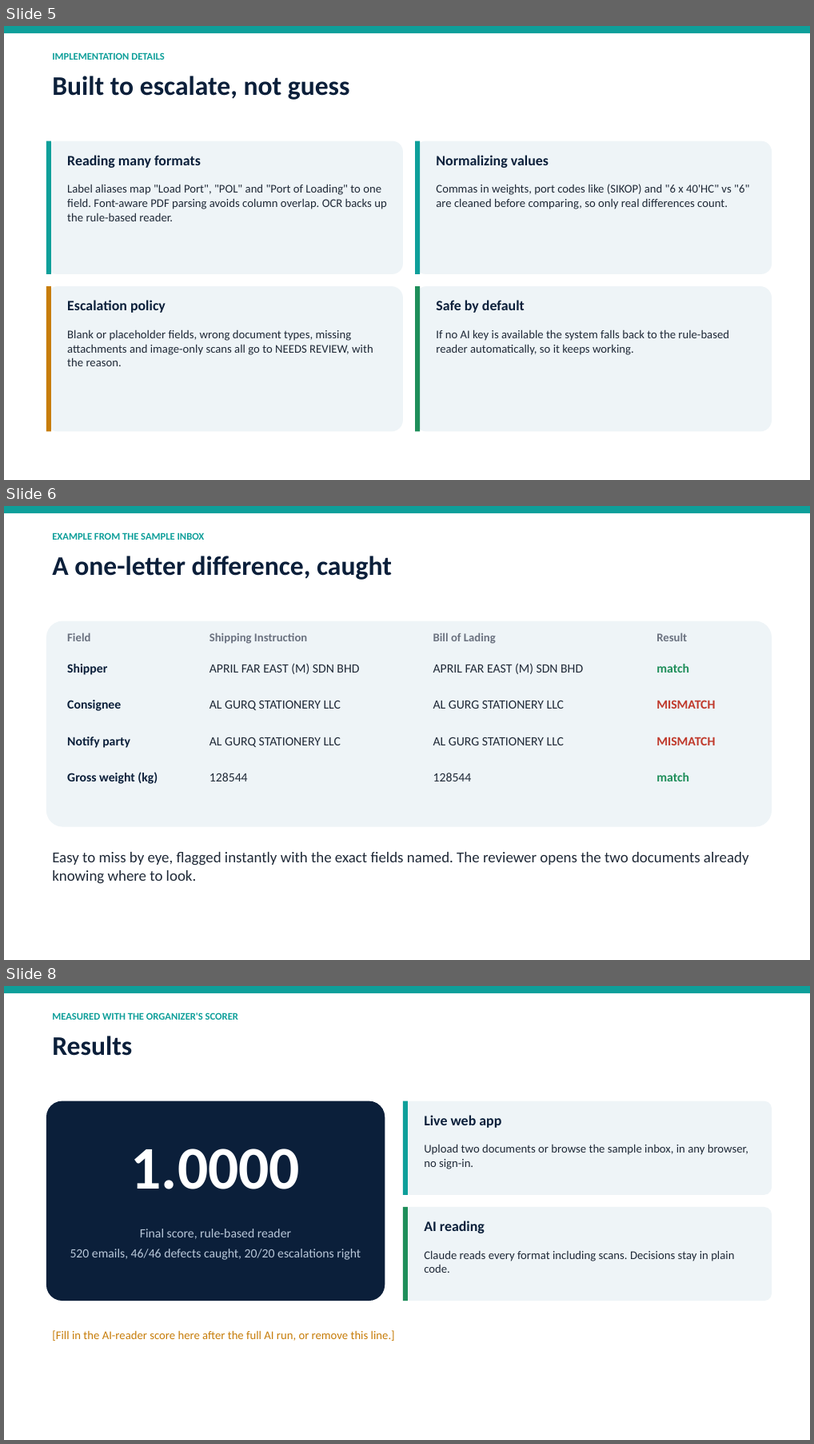
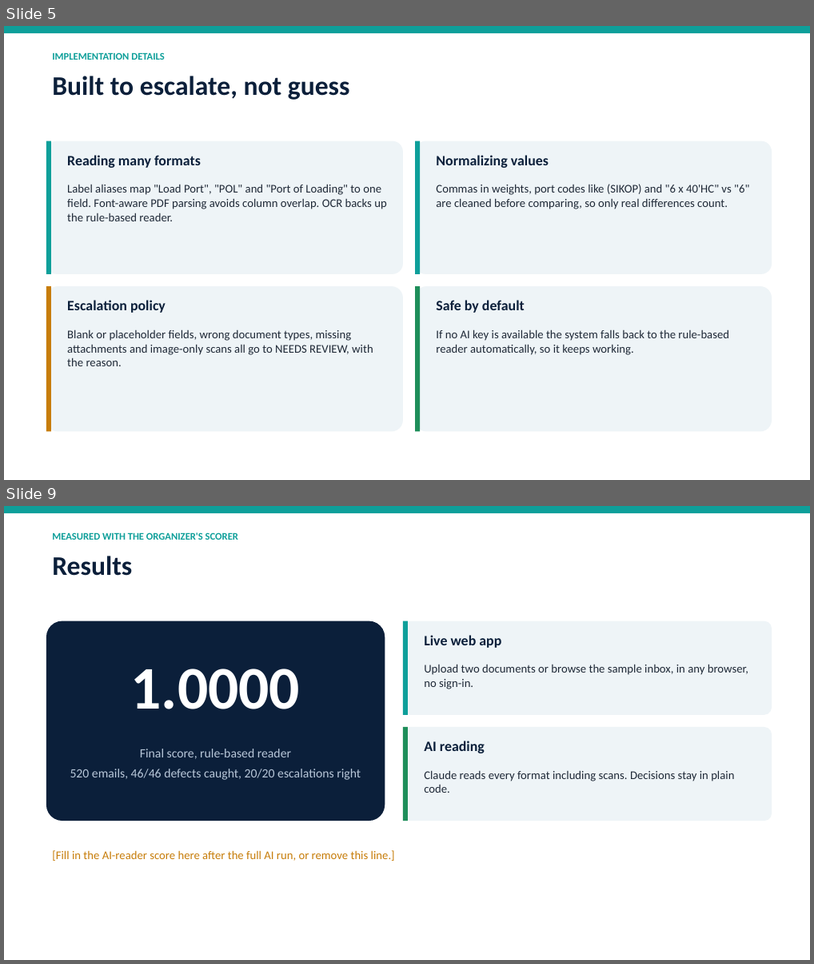
Before and after one commit to BryanWZH/Averis-unemployed-bums, a slide deck: docs/SDOC_slides.pptx. Shown one above the other, each under a label of ours: slides 5, 6 and 8 before the commit, slides 5 and 9 after it; the slides between them are not shown. The pictures are 814x1444 and 814x964 pixels, drawn with LibreOffice and Linux fonts; fonts in the diff are those of the drawing. Boxes give left, top, right and bottom in pixels: in the first picture for what was removed or moved away, otherwise in the second. Text is boxed around its words. In the diff, an @@ line names an element or a change of style, - is before the commit and + after.

```diff
--- a/docs/SDOC_slides.pptx
+++ b/docs/SDOC_slides.pptx
@@ slide 6 removed at box(4, 506, 810, 960), background #FFFFFF @@
@@ rectangle removed at box(4, 506, 810, 513) @@
@@ text removed at box(52, 532, 205, 540) @@
-EXAMPLE FROM THE SAMPLE INBOX
@@ text removed at box(52, 556, 392, 580) @@
-A one-letter difference, caught
@@ rounded rectangle removed at box(46, 621, 772, 827) @@
@@ text removed at box(67, 632, 90, 641) @@
-Field
@@ text removed at box(210, 632, 307, 644) @@
-Shipping Instruction
@@ text removed at box(434, 632, 496, 644) @@
-Bill of Lading
@@ text removed at box(657, 632, 687, 641) @@
-Result
@@ text removed at box(67, 664, 107, 675) @@
-Shipper
@@ text removed at box(210, 663, 359, 674) @@
-APRIL FAR EAST (M) SDN BHD
@@ text removed at box(434, 663, 583, 674) @@
-APRIL FAR EAST (M) SDN BHD
@@ text removed at box(657, 664, 690, 672) @@
-match
@@ text removed at box(67, 700, 121, 711) @@
-Consignee
@@ text removed at box(210, 700, 341, 710) @@
-AL GURQ STATIONERY LLC
@@ text removed at box(434, 700, 564, 708) @@
-AL GURG STATIONERY LLC
@@ text removed at box(657, 700, 715, 708) @@
-MISMATCH
@@ text removed at box(67, 736, 130, 748) @@
-Notify party
@@ text removed at box(210, 736, 341, 747) @@
-AL GURQ STATIONERY LLC
@@ text removed at box(434, 737, 564, 745) @@
-AL GURG STATIONERY LLC
@@ text removed at box(657, 736, 715, 745) @@
-MISMATCH
@@ text removed at box(67, 772, 158, 784) @@
-Gross weight (kg)
@@ text removed at box(210, 772, 248, 781) @@
-128544
@@ text removed at box(434, 772, 472, 781) @@
-128544
@@ text removed at box(657, 772, 690, 781) @@
-match
@@ text removed at box(52, 852, 750, 884) @@
-Easy to miss by eye, flagged instantly with the exact fields named. The reviewer opens the two documents already knowing where to look.
@@ what was slide 8 is now slide 9 @@
```
Also in this commit, not shown: 1 slide changed, 2 slides added, 5 other files.
